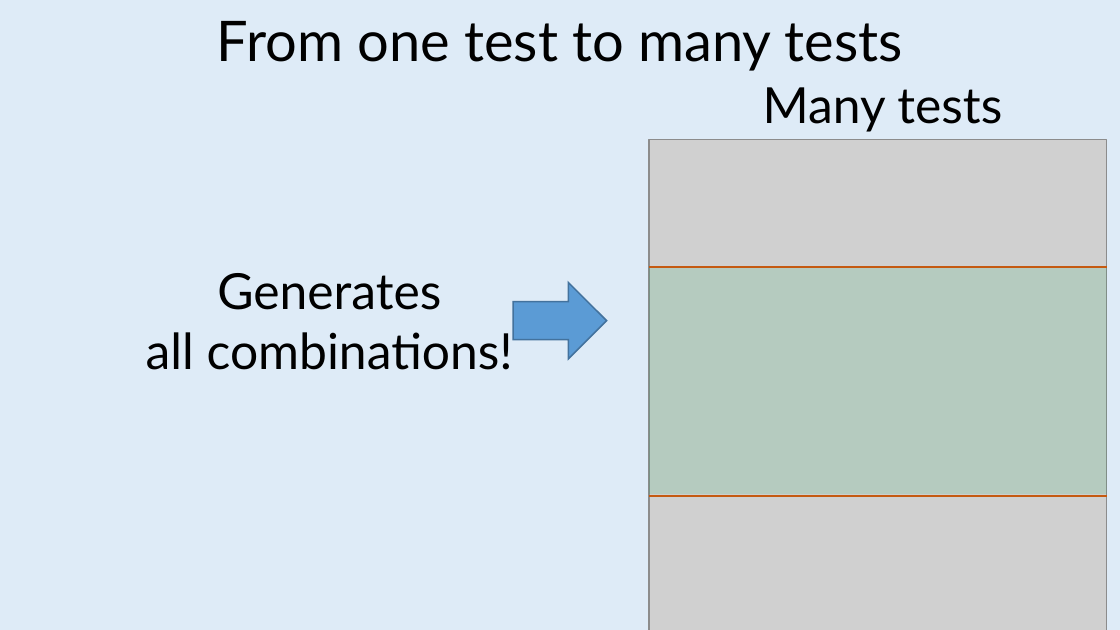
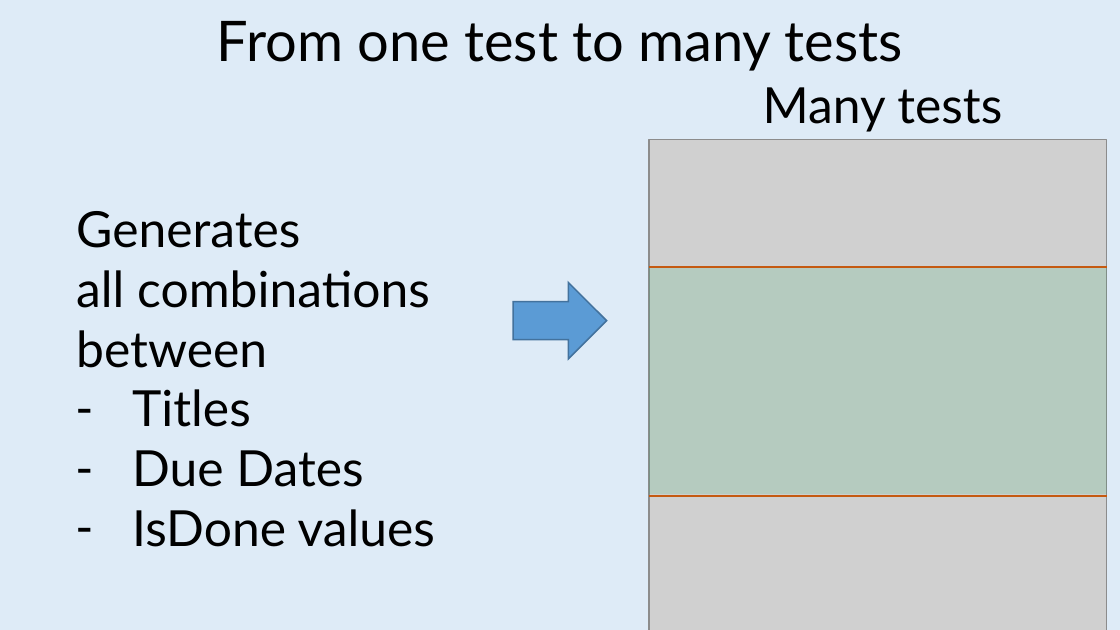
Before and after one commit to jeromerg/NCase, a slide deck: slide 11 of src/Documentation/Slides/Slides.pptx. Drawn at 1120x630 pixels with LibreOffice and Linux fonts; fonts in the diff are those of the drawing; grey boxes stand for pictures. Boxes give left, top, right and bottom in pixels: in the first picture for what was removed or moved away, otherwise in the second. Text is boxed around its words. In the diff, an @@ line names an element or a change of style, - is before the commit and + after.

```diff
--- a/src/Documentation/Slides/Slides.pptx
+++ b/src/Documentation/Slides/Slides.pptx
@@ text at (76, 211, 435, 547): text changed @@
-Generates
-all combinations!
+Generates
+all combinations between
+– Titles
+– Due Dates
+– IsDone values
```
Also in this commit, not shown: 4 other slides changed.
